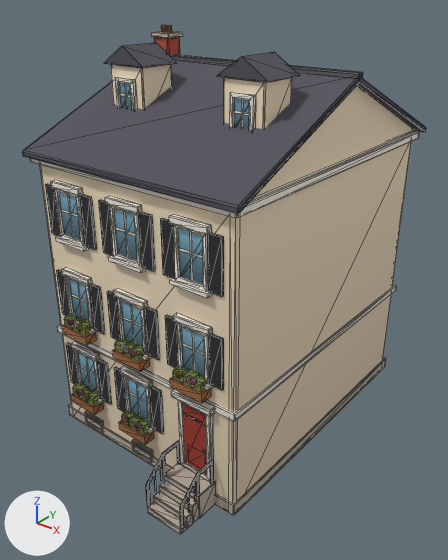
What one commit did to the glTF model newcity/art/kit/lane_e8.glb.
Rendered twice from a 50 mm camera at (14.4, -18.9, 17.1) aimed at (0.4, -1.4, 6.3). Arrows for +X, +Y and +Z are at lower left; the lights stay in place. The older version comes first. Mesh edges are drawn as thin lines. Vertices at exactly the same position are counted once.

Before the edit, the objects in view are built like this:
```python
me_lane_e8 = bpy.data.meshes.new('lane_e8')
me_lane_e8.from_pydata(...)  # 1502 vertices, 2074 faces; spans x -4.9..4.9, y -7.9..6.3, z 0.0..15.4
me_lane_e8.materials.append(mat_kit_atlas)  # picture img_atlas
ob_lane_e8 = bpy.data.objects.new('lane_e8', me_lane_e8)
ob_lane_e8.location = (0.0, 0.0, 0.0)
```
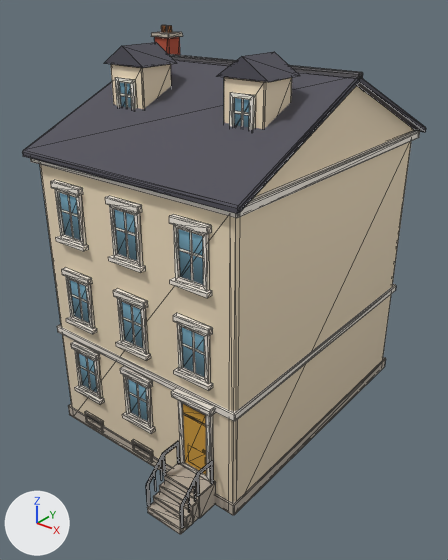
What differs and where, as boxes (x1, y1, x2, y2) in the pictures (448 x 560 px):
```json
{"part": 1, "of": "me_lane_e8", "change": "deleted", "before": [45, 184, 224, 444]}
{"part": 2, "of": "me_lane_e8", "change": "surface changed", "before": [74, 293, 206, 475], "after": [74, 293, 206, 475]}
```

Edits to the scene script, one JSON object a line:
```json
{"block": "me_lane_e8", "where": "# used by ob_lane_e8; location = (0.0, 0.0, 0.0)"}
{"op": "remove", "block": "me_lane_e8", "code": "me_lane_e8.from_pydata(...)  # 1502 vertices, 2074 faces; spans x -4.9..4.9, y -7.9..6.3, z 0.0..15.4"}
{"op": "add", "block": "me_lane_e8", "code": "me_lane_e8.from_pydata(...)  # 1024 vertices, 1566 faces; spans x -4.9..4.9, y -7.9..6.3, z 0.0..15.4"}
{"block": "me_lane_e8", "change": "me_lane_e8 part 1: 56 loose pieces with 478 vertices, spanning x -4.1..4.1, y -6.5..-6.0, z 1.5..10.5, are deleted"}
{"block": "me_lane_e8", "change": "me_lane_e8 part 2: 40 kept faces spanning x -3.4..3.4, y -6.1..-6.0, z 1.2..10.4 get new texture (UV) coordinates"}
```
